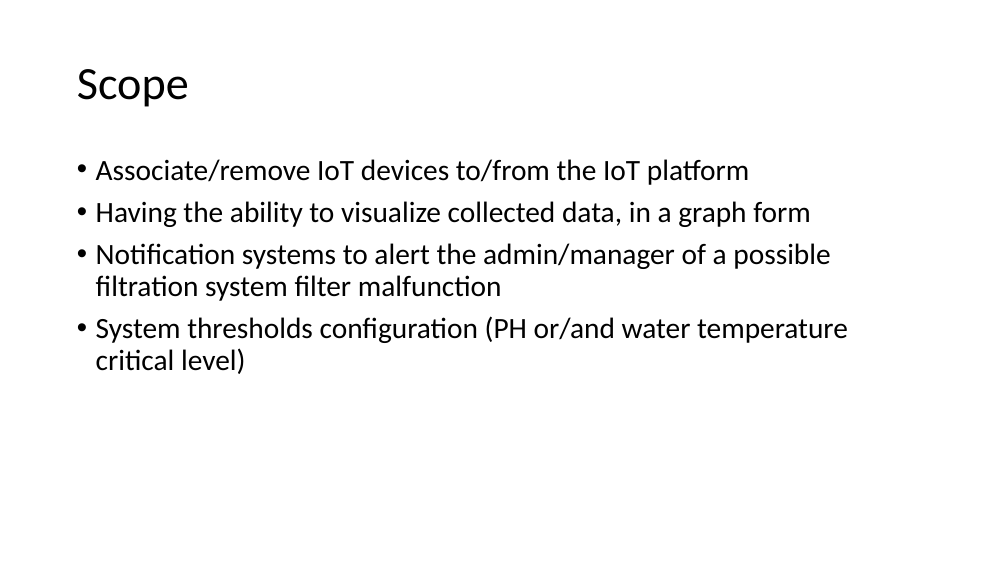
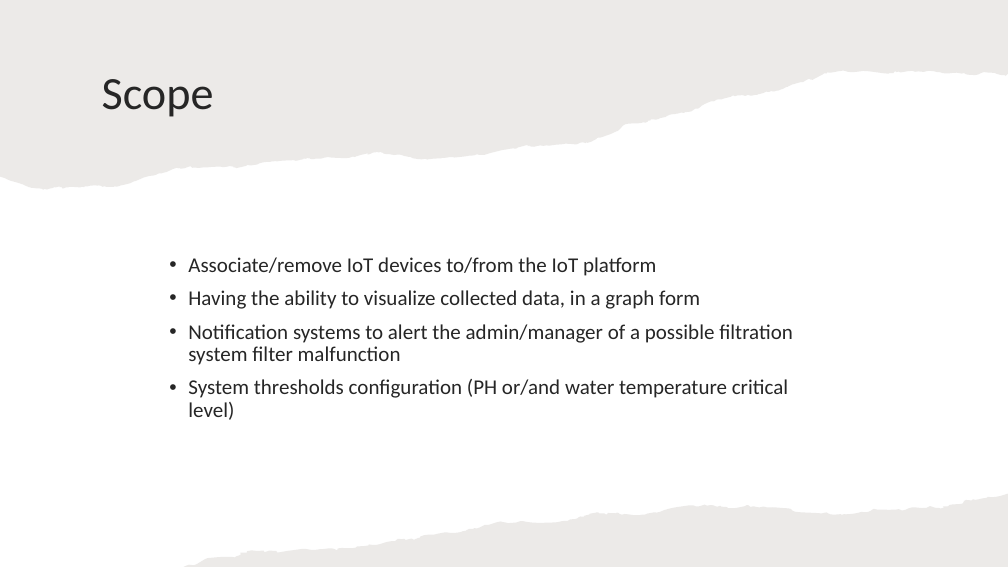
Before and after one commit to MiguelRocha2001/PS-Monitor-IoT-System, a slide deck: slide 7 of Presentation/Presentation.pptx. Drawn at 1008x567 pixels with LibreOffice and Linux fonts; fonts in the diff are those of the drawing. Boxes give left, top, right and bottom in pixels: in the first picture for what was removed or moved away, otherwise in the second. Text is boxed around its words. In the diff, an @@ line names an element or a change of style, - is before the commit and + after.

```diff
--- a/Presentation/Presentation.pptx
+++ b/Presentation/Presentation.pptx
@@ freeform shape added at (0,0,1008,190), fill #82766A at 15% opacity @@
@@ title "Scope": place and size @@
-title "Scope" at (77,69,189,107)
+title "Scope" at (102,79,214,117)
@@ title "Scope" at (102,79,214,117): text colour #000000 to #262626 @@
@@ text "Associate/remove IoT devices to/from the ...": place and size @@
-text "Associate/remove IoT devices to/from the ..." at (96,159,848,374)
+text "Associate/remove IoT devices to/from the ..." at (188,257,793,420)
@@ text "Associate/remove IoT devices to/from the ..." at (188,257,793,420): size 28 to 20 pt, text colour #000000 to #262626; vertical alignment top to middle @@
@@ freeform shape added at (184,494,1008,567), fill #82766A at 15% opacity @@
```
Also in this commit, not shown: 14 other slides changed.
